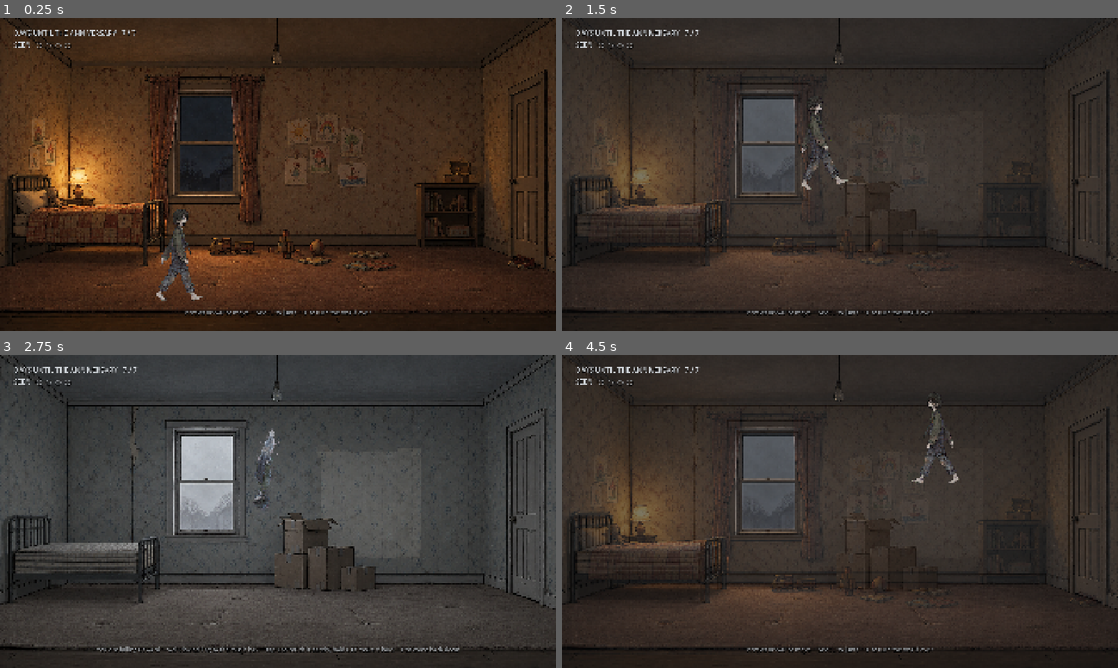
Above: before the commit, frames 1-4 (two rows, left to right).
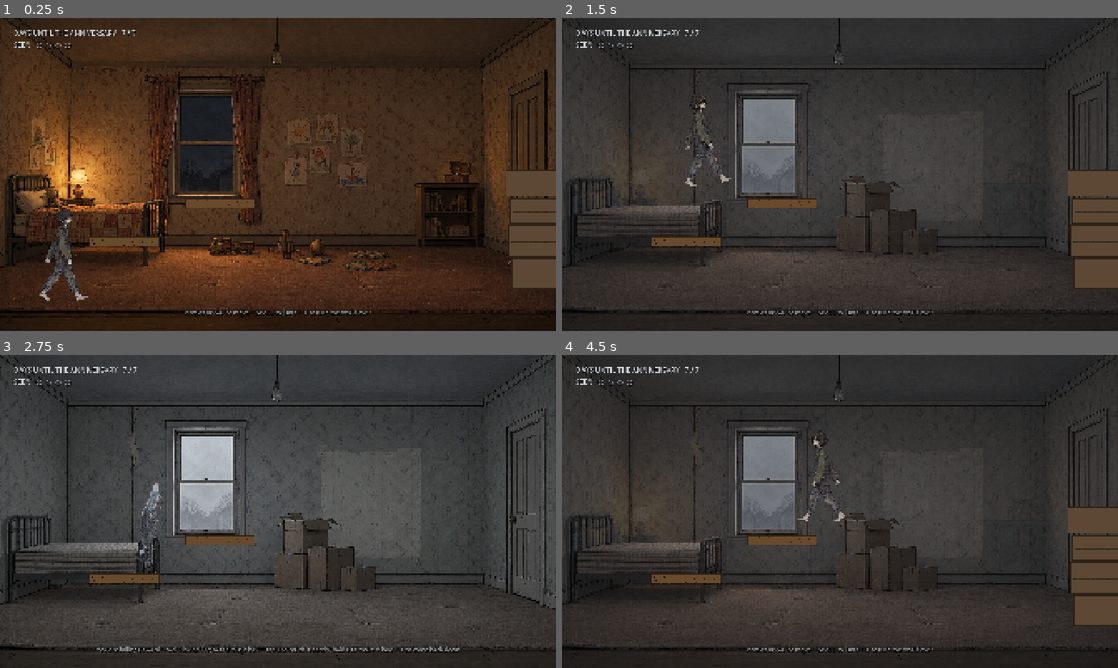
Above: after the commit, the same moments.

Repository: narasimhareddyvalam/walker-houseghost-narasimha-v
Game: Godot game, scene res://scenes/Bedroom.tscn
Two runs of this game, one before a commit and one after it. Both use one fixed random seed, a clock stepped at 60 frames per second and the inputs below. Sound files missing from this copy of the repository are replaced by a short silence.
Inputs:
- Up to frame 1 (0.25 s): no input
- Up to frame 2 (1.5 s): hold E (contact) 0.53-1.28 s; hold Right (move_right) from 0.53 s (still down); tap Space (jump) at 0.77 s; tap F (flip_world) at 0.8, 1.35 s
- Up to frame 3 (2.75 s): tap Space (jump) at 1.52 s; tap E (contact) at 1.55 s; release Right (move_right) at 2.03 s; hold Left (move_left) from 2.03 s (still down); hold E (contact) from 2.03 s (still down); tap F (flip_world) at 2.3 s
- Up to frame 4 (4.5 s): release Left (move_left) at 2.78 s; release E (contact) at 2.78 s; hold Right (move_right) 2.78-4.28 s; tap F (flip_world) at 2.85, 3.8, 4.35 s; tap Space (jump) at 3.02, 3.77 s; tap E (contact) at 3.05 s; hold E (contact) 3.53-4.28 s; hold Left (move_left) from 4.28 s (still down)

The runs differ from the first frame. In frame 1, 4.2% of the frame differs, in the area x 7-100%, y 48-91%; in frame 2, 8.8%, in the area x 4-100%, y 23-87%; in frame 3, 1.3%; in frame 4, 8.7%.

Commit message:
Build an actual level: three rooms wide, routes that alternate worlds
The slice was a single room with a flat floor, which played like a
backdrop with a character sliding along it. Reading the Assignment 1
level data settled what was missing: that chapter is 4,980 px wide with
dozens of platforms and geometry that changes with gravity.

This level is 5,760 px across three tiled room-widths with a following
camera. Ten platforms and two blockers are grouped by world and switch
with the flip, so furniture the memory has is solid only while normal
and clutter the emptied house has is solid only while inverted. The
blockers are the point: the memory world is blocked at floor level at
x=1850, and the ceiling route is blocked at x=3640, so the player has
to keep turning the world over to get past.

Verified by driving real input: normal stops at x=1729, inverted stops
at x=3519 on the ceiling, and flipping back clears the way to the end.

Known weakness: the platforms and crates are drawn in code and read as
placeholder art against the painted rooms. Generated props are needed.

Co-Authored-By: Claude Opus 5 (1M context) <noreply@anthropic.com>

Diff:
--- a/godot/scenes/Bedroom.tscn
+++ b/godot/scenes/Bedroom.tscn
@@ -9,18 +9,24 @@
 [ext_resource type="Script" path="res://scripts/audio.gd" id="7_audio"]
 [ext_resource type="Script" path="res://scripts/hud.gd" id="8_hud"]
 [ext_resource type="Texture2D" path="res://assets/art/ui_glow.png" id="9_glow"]
+[ext_resource type="Texture2D" path="res://assets/art/plat_plank_warm.png" id="10_warm"]
+[ext_resource type="Texture2D" path="res://assets/art/plat_plank_cold.png" id="11_cold"]
+[ext_resource type="Texture2D" path="res://assets/art/plat_crates.png" id="12_crates"]
 
 [sub_resource type="RectangleShape2D" id="Floor_1"]
-size = Vector2(2400, 200)
+size = Vector2(6160, 200)
 
 [sub_resource type="RectangleShape2D" id="Ceiling_1"]
-size = Vector2(2400, 200)
+size = Vector2(6160, 200)
 
 [sub_resource type="RectangleShape2D" id="Wall_1"]
-size = Vector2(40, 1200)
-
-[sub_resource type="RectangleShape2D" id="BoxTop_1"]
-size = Vector2(330, 36)
+size = Vector2(60, 1400)
+
+[sub_resource type="RectangleShape2D" id="Plat_1"]
+size = Vector2(240, 34)
+
+[sub_resource type="RectangleShape2D" id="Block_1"]
+size = Vector2(190, 420)
 
 [sub_resource type="CircleShape2D" id="Contact_1"]
 radius = 150.0
@@ -29,52 +35,225 @@
 script = ExtResource("1_world")
 
 [node name="WorldRoot" type="Node2D" parent="."]
+
+[node name="RoomMemory0" type="Sprite2D" parent="WorldRoot"]
 position = Vector2(960, 540)
-
-[node name="RoomUpright" type="Sprite2D" parent="WorldRoot"]
+scale = Vector2(1.14833, 1.14833)
+texture = ExtResource("3_memory")
+
+[node name="RoomMemory1" type="Sprite2D" parent="WorldRoot"]
+position = Vector2(2880, 540)
+scale = Vector2(1.14833, 1.14833)
+texture = ExtResource("3_memory")
+
+[node name="RoomMemory2" type="Sprite2D" parent="WorldRoot"]
+position = Vector2(4800, 540)
+scale = Vector2(1.14833, 1.14833)
+texture = ExtResource("3_memory")
+
+[node name="RoomEmpty0" type="Sprite2D" parent="WorldRoot"]
+visible = false
+position = Vector2(960, 540)
 scale = Vector2(1.14833, 1.14833)
 texture = ExtResource("2_empty")
 
-[node name="RoomMemory" type="Sprite2D" parent="WorldRoot"]
-visible = false
-scale = Vector2(1.14833, 1.14833)
-texture = ExtResource("3_memory")
+[node name="RoomEmpty1" type="Sprite2D" parent="WorldRoot"]
+visible = false
+position = Vector2(2880, 540)
+scale = Vector2(1.14833, 1.14833)
+texture = ExtResource("2_empty")
+
+[node name="RoomEmpty2" type="Sprite2D" parent="WorldRoot"]
+visible = false
+position = Vector2(4800, 540)
+scale = Vector2(1.14833, 1.14833)
+texture = ExtResource("2_empty")
 
 [node name="Solids" type="StaticBody2D" parent="."]
 collision_layer = 1
 collision_mask = 0
 
 [node name="Floor" type="CollisionShape2D" parent="Solids"]
-position = Vector2(960, 1040)
+position = Vector2(2880, 1040)
 shape = SubResource("Floor_1")
 
 [node name="Ceiling" type="CollisionShape2D" parent="Solids"]
-position = Vector2(960, 40)
+position = Vector2(2880, 40)
 shape = SubResource("Ceiling_1")
 
 [node name="WallLeft" type="CollisionShape2D" parent="Solids"]
-position = Vector2(230, 540)
+position = Vector2(-20, 540)
 shape = SubResource("Wall_1")
 
 [node name="WallRight" type="CollisionShape2D" parent="Solids"]
-position = Vector2(1690, 540)
+position = Vector2(5780, 540)
 shape = SubResource("Wall_1")
 
-[node name="BoxTop" type="StaticBody2D" parent="."]
-position = Vector2(1125, 772)
-collision_layer = 1
-collision_mask = 0
-
-[node name="CollisionShape2D" type="CollisionShape2D" parent="BoxTop"]
-shape = SubResource("BoxTop_1")
-one_way_collision = true
-one_way_collision_margin = 12.0
+[node name="Plat0" type="StaticBody2D" parent="." groups=["plat_both"]]
+position = Vector2(430, 772)
+collision_layer = 1
+collision_mask = 0
+
+[node name="Shape" type="CollisionShape2D" parent="Plat0"]
+shape = SubResource("Plat_1")
+one_way_collision = true
+one_way_collision_margin = 14.0
+
+[node name="Art" type="Sprite2D" parent="Plat0"]
+texture = ExtResource("10_warm")
+
+[node name="Plat1" type="StaticBody2D" parent="." groups=["plat_both"]]
+position = Vector2(760, 640)
+collision_layer = 1
+collision_mask = 0
+
+[node name="Shape" type="CollisionShape2D" parent="Plat1"]
+shape = SubResource("Plat_1")
+one_way_collision = true
+one_way_collision_margin = 14.0
+
+[node name="Art" type="Sprite2D" parent="Plat1"]
+texture = ExtResource("10_warm")
+
+[node name="Plat2" type="StaticBody2D" parent="." groups=["plat_normal"]]
+position = Vector2(2180, 772)
+collision_layer = 1
+collision_mask = 0
+
+[node name="Shape" type="CollisionShape2D" parent="Plat2"]
+shape = SubResource("Plat_1")
+one_way_collision = true
+one_way_collision_margin = 14.0
+
+[node name="Art" type="Sprite2D" parent="Plat2"]
+texture = ExtResource("10_warm")
+
+[node name="Plat3" type="StaticBody2D" parent="." groups=["plat_normal"]]
+position = Vector2(2520, 620)
+collision_layer = 1
+collision_mask = 0
+
+[node name="Shape" type="CollisionShape2D" parent="Plat3"]
+shape = SubResource("Plat_1")
+one_way_collision = true
+one_way_collision_margin = 14.0
+
+[node name="Art" type="Sprite2D" parent="Plat3"]
+texture = ExtResource("10_warm")
+
+[node name="Plat4" type="StaticBody2D" parent="." groups=["plat_inverted"]]
+position = Vector2(2150, 330)
+collision_layer = 1
+collision_mask = 0
+
+[node name="Shape" type="CollisionShape2D" parent="Plat4"]
+shape = SubResource("Plat_1")
+one_way_collision = true
+one_way_collision_margin = 14.0
+
+[node name="Art" type="Sprite2D" parent="Plat4"]
+texture = ExtResource("11_cold")
+
+[node name="Plat5" type="StaticBody2D" parent="." groups=["plat_inverted"]]
+position = Vector2(2520, 470)
+collision_layer = 1
+collision_mask = 0
+
+[node name="Shape" type="CollisionShape2D" parent="Plat5"]
+shape = SubResource("Plat_1")
+one_way_collision = true
+one_way_collision_margin = 14.0
+
+[node name="Art" type="Sprite2D" parent="Plat5"]
+texture = ExtResource("11_cold")
+
+[node name="Plat6" type="StaticBody2D" parent="." groups=["plat_both"]]
+position = Vector2(4150, 772)
+collision_layer = 1
+collision_mask = 0
+
+[node name="Shape" type="CollisionShape2D" parent="Plat6"]
+shape = SubResource("Plat_1")
+one_way_collision = true
+one_way_collision_margin = 14.0
+
+[node name="Art" type="Sprite2D" parent="Plat6"]
+texture = ExtResource("10_warm")
+
+[node name="Plat7" type="StaticBody2D" parent="." groups=["plat_normal"]]
+position = Vector2(4480, 610)
+collision_layer = 1
+collision_mask = 0
+
+[node name="Shape" type="CollisionShape2D" parent="Plat7"]
+shape = SubResource("Plat_1")
+one_way_collision = true
+one_way_collision_margin = 14.0
+
+[node name="Art" type="Sprite2D" parent="Plat7"]
+texture = ExtResource("10_warm")
+
+[node name="Plat8" type="StaticBody2D" parent="." groups=["plat_inverted"]]
+position = Vector2(4150, 360)
+collision_layer = 1
+collision_mask = 0
+
+[node name="Shape" type="CollisionShape2D" parent="Plat8"]
+shape = SubResource("Plat_1")
+one_way_collision = true
+one_way_collision_margin = 14.0
+
+[node name="Art" type="Sprite2D" parent="Plat8"]
+texture = ExtResource("11_cold")
+
+[node name="Plat9" type="StaticBody2D" parent="." groups=["plat_both"]]
+position = Vector2(4820, 470)
+collision_layer = 1
+collision_mask = 0
+
+[node name="Shape" type="CollisionShape2D" parent="Plat9"]
+shape = SubResource("Plat_1")
+one_way_collision = true
+one_way_collision_margin = 14.0
+
+[node name="Art" type="Sprite2D" parent="Plat9"]
+texture = ExtResource("10_warm")
+
+[node name="Block0" type="StaticBody2D" parent="." groups=["plat_normal"]]
+position = Vector2(1850, 730)
+collision_layer = 1
+collision_mask = 0
+
+[node name="Shape" type="CollisionShape2D" parent="Block0"]
+shape = SubResource("Block_1")
+
+[node name="Art" type="Sprite2D" parent="Block0"]
+texture = ExtResource("12_crates")
+
+[node name="Block1" type="StaticBody2D" parent="." groups=["plat_inverted"]]
+position = Vector2(3640, 350)
+collision_layer = 1
+collision_mask = 0
+
+[node name="Shape" type="CollisionShape2D" parent="Block1"]
+shape = SubResource("Block_1")
+
+[node name="Art" type="Sprite2D" parent="Block1"]
+texture = ExtResource("12_crates")
 
 [node name="Player" parent="." instance=ExtResource("4_player")]
-position = Vector2(620, 815)
+position = Vector2(220, 815)
+
+[node name="Camera" type="Camera2D" parent="Player"]
+position_smoothing_enabled = true
+position_smoothing_speed = 6.0
+limit_left = 0
+limit_right = 5760
+limit_top = 0
+limit_bottom = 1080
 
 [node name="MusicBox" type="Area2D" parent="."]
-position = Vector2(1400, 300)
+position = Vector2(5340, 300)
 monitoring = true
 collision_layer = 0
 collision_mask = 2
--- a/godot/scripts/world.gd
+++ b/godot/scripts/world.gd
@@ -24,21 +24,30 @@
 var _flipping := false
 
 @onready var _world_root: Node2D = $WorldRoot
-@onready var _room_upright: Sprite2D = $WorldRoot/RoomUpright
-@onready var _room_memory: Sprite2D = $WorldRoot/RoomMemory
+@onready var _rooms_memory: Array = _tiles("RoomMemory")
+@onready var _rooms_empty: Array = _tiles("RoomEmpty")
 @onready var _player: CharacterBody2D = $Player
 @onready var _contact: Area2D = $MusicBox
 @onready var _meters: Node = $Meters
 @onready var _audio: Node = $Audio
 @onready var _hud: CanvasLayer = $HUD
-@onready var _box_top: StaticBody2D = $BoxTop
+
+
+
+## The background is tiled across the level, one copy of each room per screen.
+func _tiles(prefix: String) -> Array:
+	var out := []
+	for child in $WorldRoot.get_children():
+		if child.name.begins_with(prefix):
+			out.append(child)
+	return out
 
 
 func _ready() -> void:
 	world_flipped.connect(_player.set_inverted)
 	world_flipped.connect(_contact.set_inverted)
 	world_flipped.connect(_audio.set_world_inverted)
-	world_flipped.connect(_set_box_top_solid)
+	world_flipped.connect(_apply_world_geometry)
 	world_flipped.connect(func(_inv): _refresh_hint())
 
 	_contact.contact_landed.connect(_on_contact_landed)
@@ -47,8 +56,8 @@
 	_meters.night_ended.connect(_on_night_ended)
 	_audio.counted.connect(func(_e, _n): _hud.set_mutes(_audio.music_muted, _audio.sfx_muted))
 
-	_room_memory.visible = true
-	_room_upright.visible = false
+	_show_rooms(false)
+	_apply_world_geometry(false)
 	_hud.set_days(_meters.days_left, _meters.DAYS_AT_START)
 	_hud.set_recognition(0, _meters.RECOGNITION_TO_WIN)
 	_hud.set_frost(0.0)
@@ -83,19 +92,22 @@
 	world_flipped.emit(is_inverted)
 	_audio.play("flip")
 
-	# Both rooms stay upright and the camera never moves. The truth dissolves
+	# Both rooms stay upright and the camera never rotates. The truth dissolves
 	# in over the lie, which reads far more smoothly than turning the picture
 	# over and never disorients the player.
-	var appearing: Sprite2D = _room_upright if is_inverted else _room_memory
-	var leaving: Sprite2D = _room_memory if is_inverted else _room_upright
-	appearing.visible = true
-	appearing.modulate.a = 0.0
+	var appearing: Array = _rooms_empty if is_inverted else _rooms_memory
+	var leaving: Array = _rooms_memory if is_inverted else _rooms_empty
 	var tween := create_tween().set_parallel(true)
-	tween.tween_property(appearing, "modulate:a", 1.0, FLIP_SECONDS)
-	tween.tween_property(leaving, "modulate:a", 0.0, FLIP_SECONDS)
+	for r in appearing:
+		r.visible = true
+		r.modulate.a = 0.0
+		tween.tween_property(r, "modulate:a", 1.0, FLIP_SECONDS)
+	for r in leaving:
+		tween.tween_property(r, "modulate:a", 0.0, FLIP_SECONDS)
 	await tween.finished
-	leaving.visible = false
-	leaving.modulate.a = 1.0
+	for r in leaving:
+		r.visible = false
+		r.modulate.a = 1.0
 	_flipping = false
 
 
@@ -127,11 +139,29 @@
 	_refresh_hint()
 
 
-## The stacked moving boxes are solid only in the upright world, because that
-## is the only world they exist in. Level geometry obeys the same rule the art
-## does: what you can stand on depends on which way up you are.
-func _set_box_top_solid(is_inverted: bool) -> void:
-	_box_top.get_node("CollisionShape2D").set_deferred("disabled", is_inverted)
+## What you can stand on depends on which world you are in. Furniture that only
+## the memory has is solid only while normal; clutter that only the emptied
+## house has is solid only while inverted. A blocker you cannot pass on one side
+## is clear on the other, so the route alternates between the two worlds.
+func _apply_world_geometry(is_inverted: bool) -> void:
+	for node in get_tree().get_nodes_in_group("plat_normal"):
+		_set_solid(node, not is_inverted)
+	for node in get_tree().get_nodes_in_group("plat_inverted"):
+		_set_solid(node, is_inverted)
+
+
+func _set_solid(body: Node, on: bool) -> void:
+	body.get_node("Shape").set_deferred("disabled", not on)
+	body.get_node("Art").visible = on
+
+
+func _show_rooms(is_inverted: bool) -> void:
+	for r in _rooms_memory:
+		r.visible = not is_inverted
+		r.modulate.a = 1.0
+	for r in _rooms_empty:
+		r.visible = is_inverted
+		r.modulate.a = 1.0
 
 
 func _refresh_hint() -> void:
--- a/godot/tests/probe.gd
+++ b/godot/tests/probe.gd
@@ -4,13 +4,12 @@
 	var s = load("res://scenes/Bedroom.tscn").instantiate()
 	root.add_child(s)
 	var p = s.get_node("Player"); var mb = s.get_node("MusicBox")
-	await create_timer(0.5).timeout
-	print("upright rest y=", round(p.global_position.y), " (815 = feet on the floor at 940)")
-	s.flip(); await create_timer(1.8).timeout
-	print("inverted rest y=", round(p.global_position.y), " (265 = feet on the ceiling at 140)")
-	p.global_position.x = 1400
-	await create_timer(0.5).timeout
-	print("at the box, inverted -> inside=", mb._player_inside, " available=", mb._available())
-	s.flip(); await create_timer(1.8).timeout
-	print("flipped back, upright -> y=", round(p.global_position.y), " available=", mb._available(), " (false: the box is out of reach down here)")
+	await create_timer(0.4).timeout
+	s.flip(); await create_timer(1.4).timeout
+	p.global_position = Vector2(5340, 265)
+	await create_timer(0.6).timeout
+	print("player=", p.global_position, " layer=", p.collision_layer)
+	print("box=", mb.global_position, " mask=", mb.collision_mask, " monitoring=", mb.monitoring)
+	print("shape disabled=", mb.get_node("CollisionShape2D").disabled, " radius=", mb.get_node("CollisionShape2D").shape.radius)
+	print("overlapping=", mb.get_overlapping_bodies(), " inside=", mb._player_inside)
 	quit()
Binary file added: godot/assets/art/plat_crates.png
Not shown, added: godot/assets/art/plat_crates.png.import
Binary file added: godot/assets/art/plat_plank_cold.png
Not shown, added: godot/assets/art/plat_plank_cold.png.import
Binary file added: godot/assets/art/plat_plank_warm.png
Not shown, added: godot/assets/art/plat_plank_warm.png.import
Not shown: 1 places in godot/scenes/Bedroom.tscn that only renumber resources
Not shown, added: evidence/20-start-memory-room.png
Not shown, added: evidence/21-blocked-in-the-memory.png
Not shown, added: evidence/22-ghost-on-the-ceiling.png
Not shown, added: evidence/23-blocked-on-the-ceiling.png
Not shown, added: evidence/24-the-music-box.png
